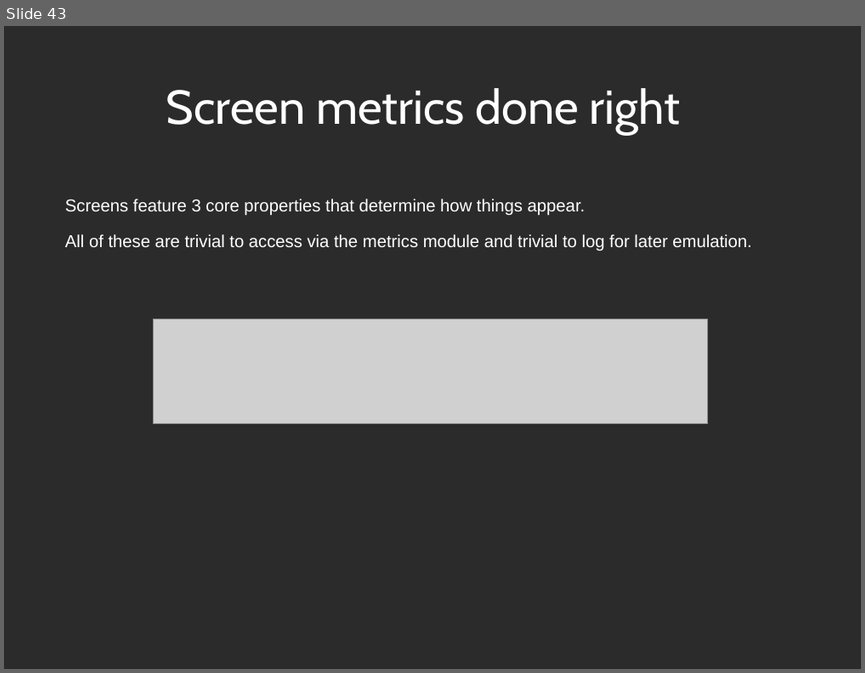
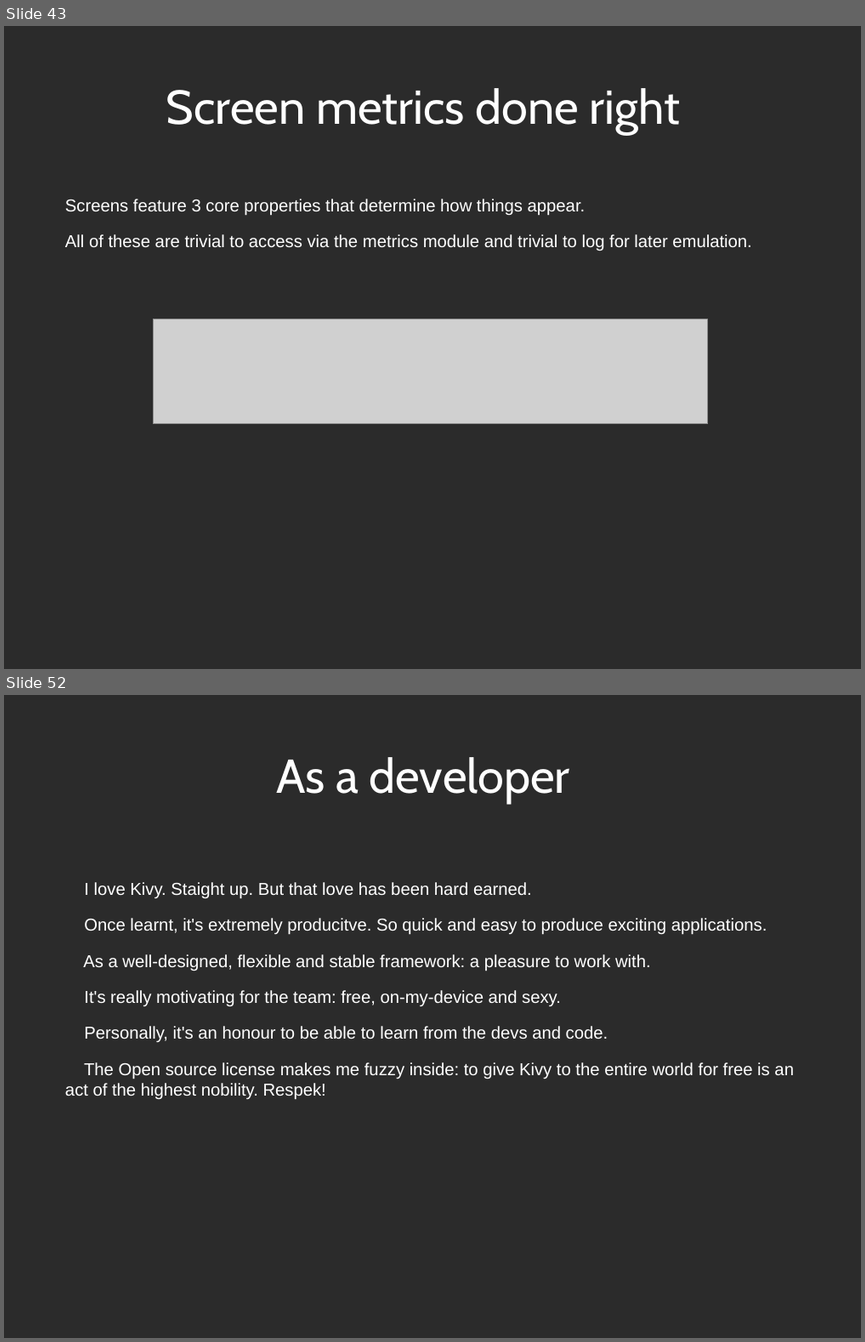
Before and after one commit to Zen-CODE/kivybits, a slide deck: PyCon/ZA 2013/PyCon.odp. Shown one above the other, each under a label of ours: slide 43 before the commit, slides 43 and 52 after it; the slides between them are not shown. The pictures are 865x673 and 865x1342 pixels, drawn with LibreOffice and Linux fonts; fonts in the diff are those of the drawing; grey boxes stand for pictures; background and template pictures are left out; a plain dark background stands for a picture behind light text. Boxes give left, top, right and bottom in pixels: in the first picture for what was removed or moved away, otherwise in the second. Text is boxed around its words. In the diff, an @@ line names an element or a change of style, - is before the commit and + after.

```diff
--- a/PyCon/ZA 2013/PyCon.odp
+++ b/PyCon/ZA 2013/PyCon.odp
@@ slide 52 added at bbox=[4, 695, 861, 1338], background picture (left out) @@
@@ title added at bbox=[276, 757, 570, 804], 44 pt, text #FFFFFF @@
+As a developer
@@ text added at bbox=[65, 882, 794, 1100], 16 pt, text #FFFFFF @@
+I love Kivy. Staight up. But that love has been hard earned.
+Once learnt, it's extremely producitve. So quick and easy to produce exciting applications.
+As a well-designed, flexible and stable framework: a pleasure to work with.
+It's really motivating for the team: free, on-my-device and sexy.
+Personally, it's an honour to be able to learn from the devs and code.
+The Open source license makes me fuzzy inside: to give Kivy to the entire world for free is an act of the highest nobility. Respek!
```
Also in this commit, not shown: 6 slides changed, 8 other slides added, 1 other file.
